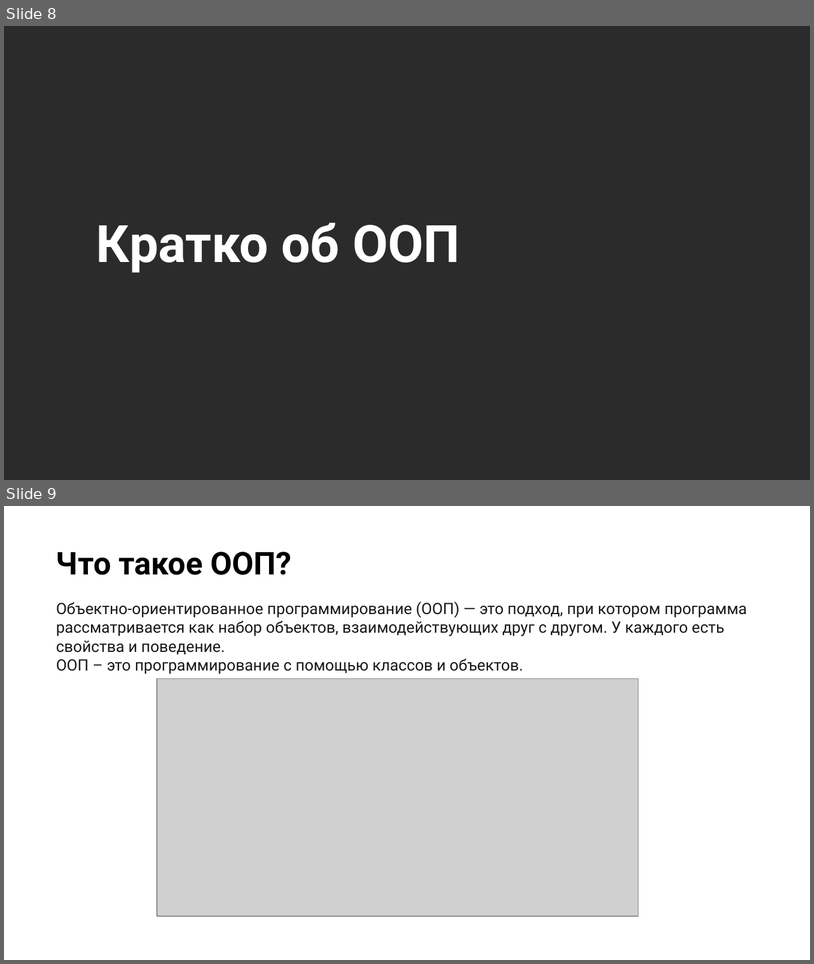
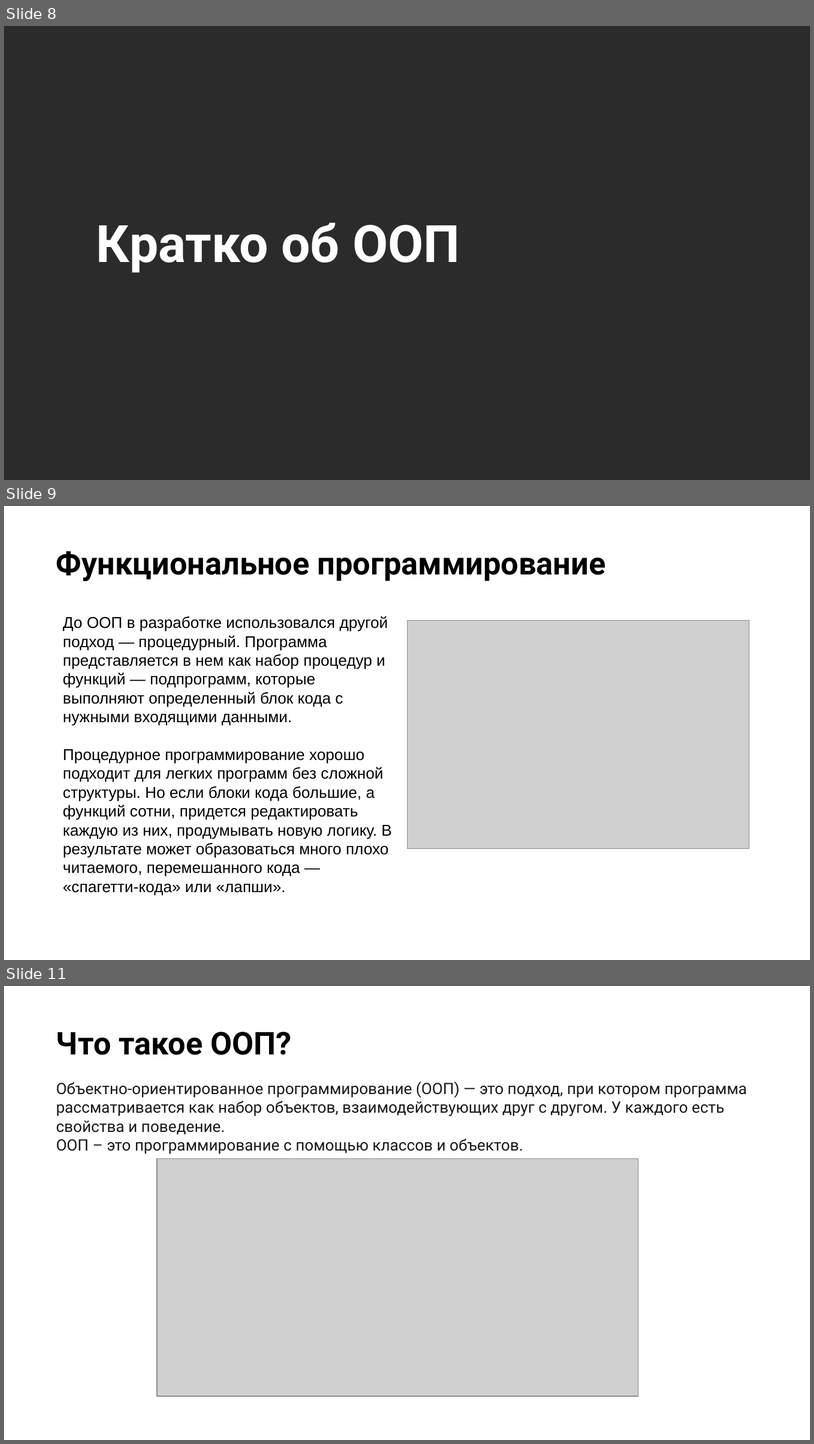
Before and after one commit to NilovPavel/OOP, a slide deck: ООПp.1.pptx. Shown one above the other, each under a label of ours: slides 8 and 9 before the commit, slides 8, 9 and 11 after it; the slides between them are not shown. The pictures are 814x964 and 814x1444 pixels, drawn with LibreOffice and Linux fonts; fonts in the diff are those of the drawing; grey boxes stand for pictures; background and template pictures are left out; a plain dark background stands for a picture behind light text. Boxes give left, top, right and bottom in pixels: in the first picture for what was removed or moved away, otherwise in the second. Text is boxed around its words. In the diff, an @@ line names an element or a change of style, - is before the commit and + after.

```diff
--- a/ООПp.1.pptx
+++ b/ООПp.1.pptx
@@ slide 9 added at bbox=[4, 506, 810, 960], background picture (left out) @@
@@ title added at bbox=[56, 551, 606, 581], 28 pt, text #000000, bold @@
+Функциональное программирование
@@ text added at bbox=[63, 616, 392, 895], 14 pt, text #000000 @@
+До ООП в разработке использовался другой подход — процедурный. Программа представляется в нем как набор процедур и функций — подпрограмм, которые выполняют определенный блок кода с нужными входящими данными.
+Процедурное программирование хорошо подходит для легких программ без сложной структуры. Но если блоки кода большие, а функций сотни, придется редактировать каждую из них, продумывать новую логику. В результате может образоваться много плохо читаемого, перемешанного кода — «спагетти-кода» или «лапши».
@@ picture added at bbox=[407, 621, 749, 849] @@
@@ what was slide 9 is now slide 11 @@
```
Also in this commit, not shown: 4 slides changed, 1 other slide added, 8 other files.
